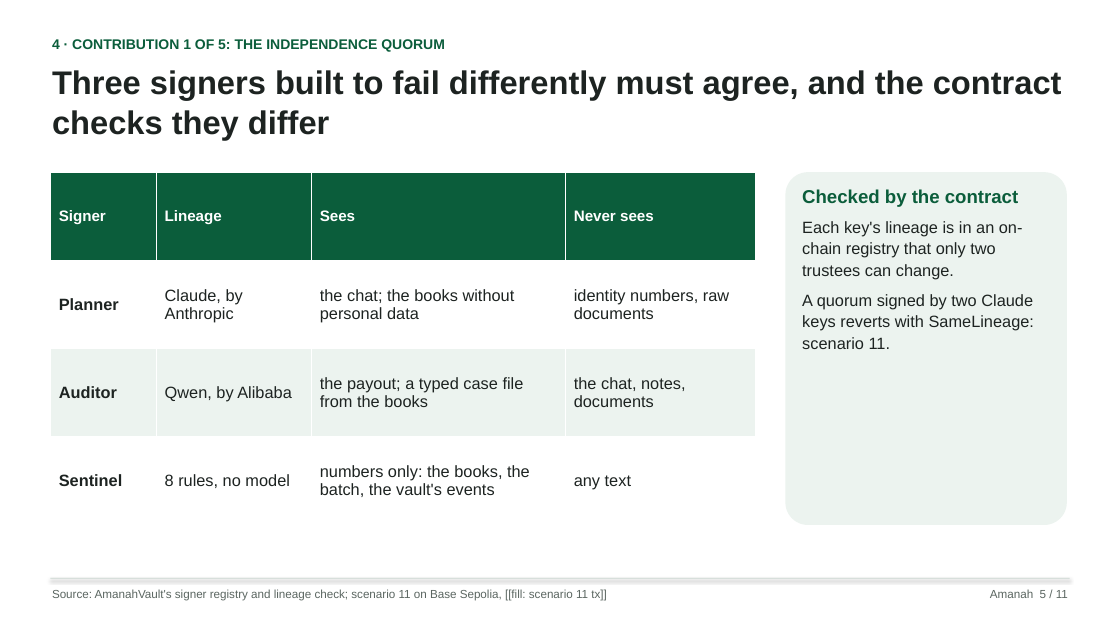
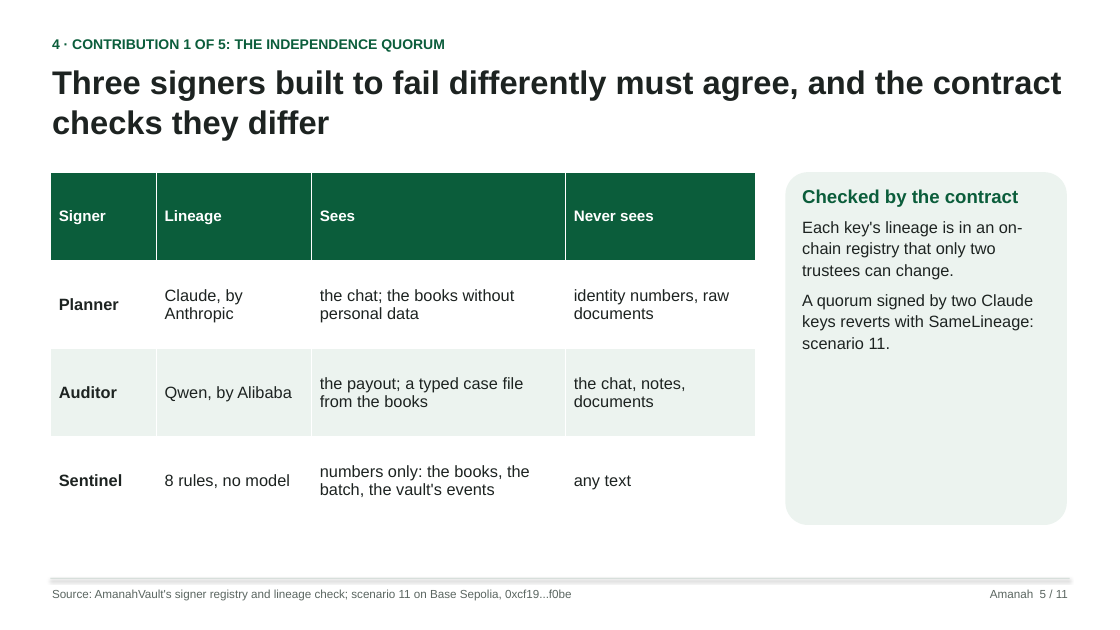
Before and after one commit to hafizmnazman/amanah-wallet, a slide deck: slide 5 of docs/deck/amanah-deck.pptx. Drawn at 1120x630 pixels with LibreOffice and Linux fonts; fonts in the diff are those of the drawing. Boxes give left, top, right and bottom in pixels: in the first picture for what was removed or moved away, otherwise in the second. Text is boxed around its words. In the diff, an @@ line names an element or a change of style, - is before the commit and + after.

Commit message:
Build the deck from the runs: a scenario the live planner stopped reads as refused, the test counts match, and S2 against S3 carries its caution

```diff
--- a/docs/deck/amanah-deck.pptx
+++ b/docs/deck/amanah-deck.pptx
@@ text at box(52, 589, 572, 601): text changed @@
-Source: AmanahVault's signer registry and lineage check; scenario 11 on Base Sepolia, [[fill: scenario 11 tx]]
+Source: AmanahVault's signer registry and lineage check; scenario 11 on Base Sepolia, 0xcf19...f0be
```
Also in this commit, not shown: 7 other slides changed, 6 other files.
